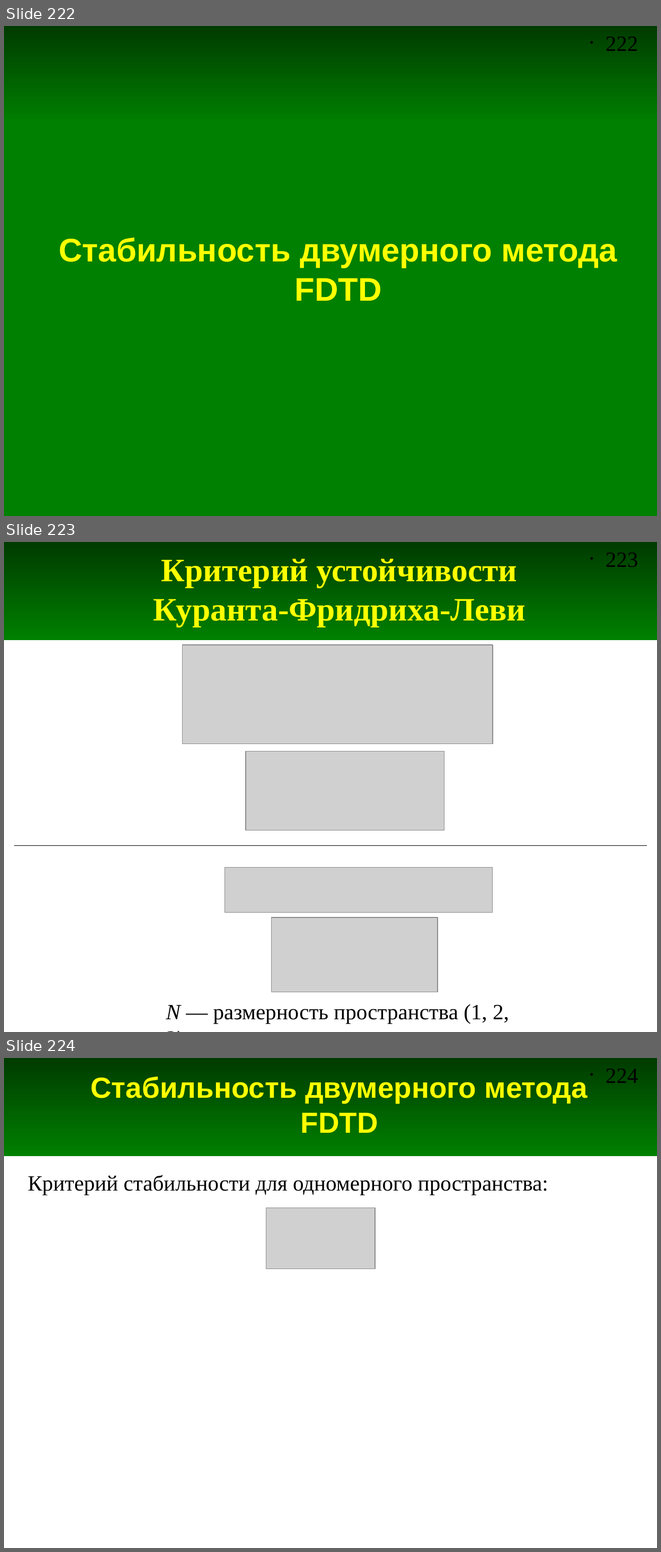
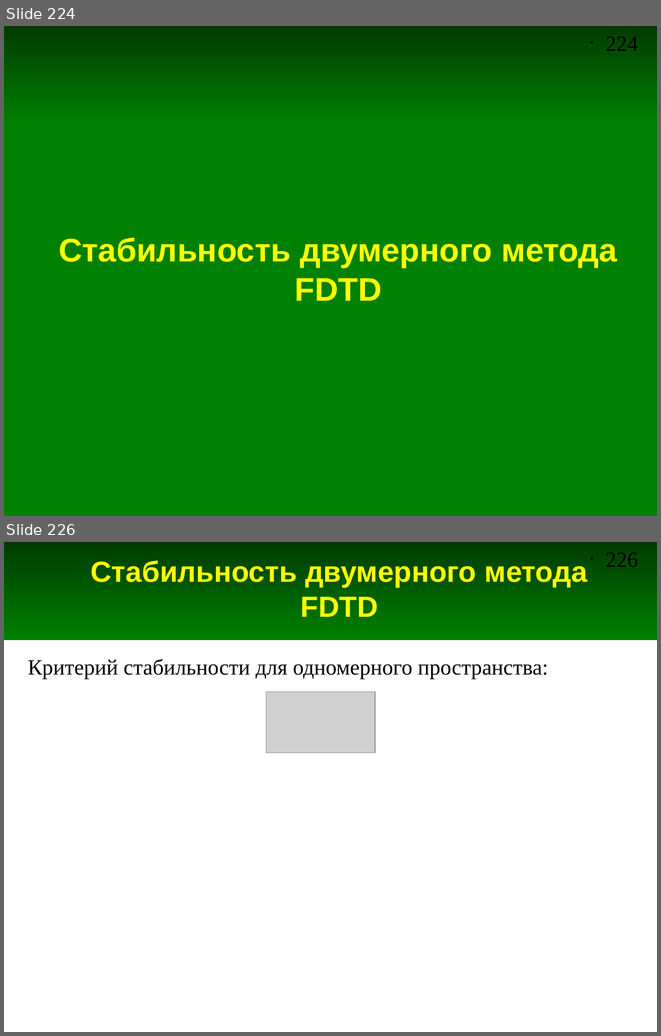
Before and after one commit to andris0147sv/modelling, a slide deck: presentations/2. FDTD.odp. Shown one above the other, each under a label of ours: slides 222, 223 and 224 before the commit, slides 224 and 226 after it; the slides between them are not shown. The pictures are 661x1552 and 661x1036 pixels, drawn with LibreOffice and Linux fonts; fonts in the diff are those of the drawing; grey boxes stand for pictures. Boxes give left, top, right and bottom in pixels: in the first picture for what was removed or moved away, otherwise in the second. Text is boxed around its words. In the diff, an @@ line names an element or a change of style, - is before the commit and + after.

```diff
--- a/presentations/2. FDTD.odp
+++ b/presentations/2. FDTD.odp
@@ slide 223 removed at <box>4,542,657,1032</box>, background #FFFFFF; not listed: 2 template elements that a slide beside it also shows @@
@@ title removed at <box>153,558,526,626</box> @@
-Критерий устойчивости
-Куранта-Фридриха-Леви
@@ picture removed at <box>182,644,493,743</box> @@
@@ picture removed at <box>246,751,444,830</box> @@
@@ line removed from (15, 846) to (646, 846) @@
@@ picture removed at <box>224,867,493,912</box> @@
@@ picture removed at <box>271,917,438,992</box> @@
@@ text removed at <box>166,1004,509,1023</box> @@
-N — размерность пространства (1, 2, 3)
@@ what was slide 222 is now slide 224 @@
@@ page number at <box>606,37,638,51</box>: text changed @@
-• 222
+• 224
@@ what was slide 224 is now slide 226 @@
@@ page number at <box>606,553,638,567</box>: text changed @@
-• 224
+• 226
```
Also in this commit, not shown: 9 slides changed, 3 slides added, 3 other files.
